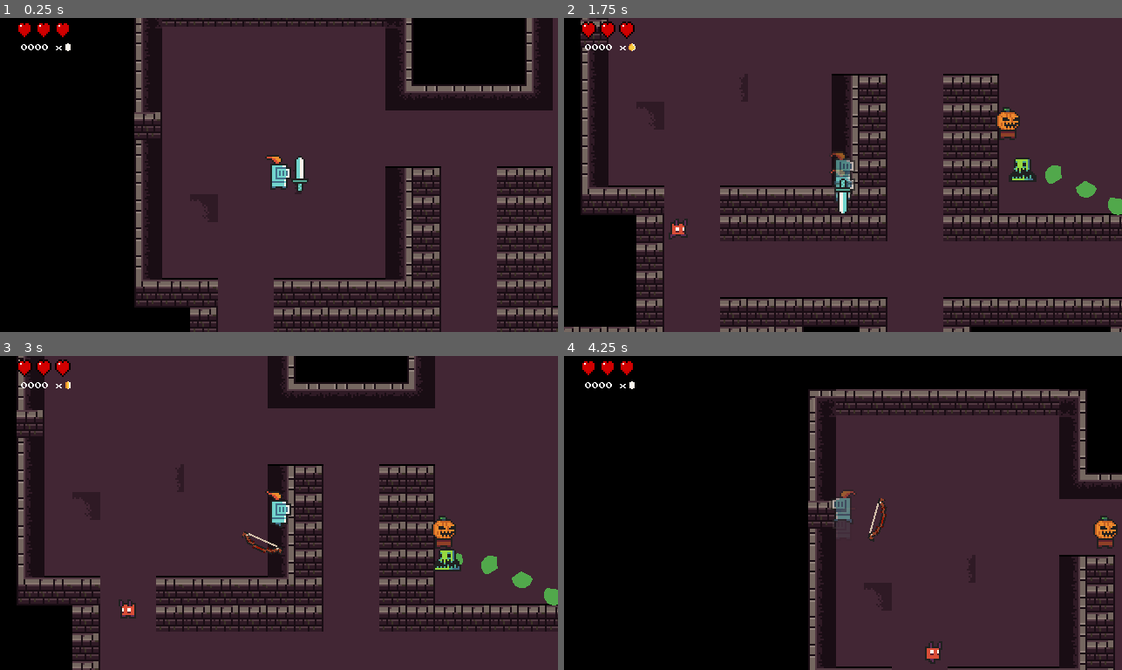
Above: before the commit, frames 1-4 (two rows, left to right).
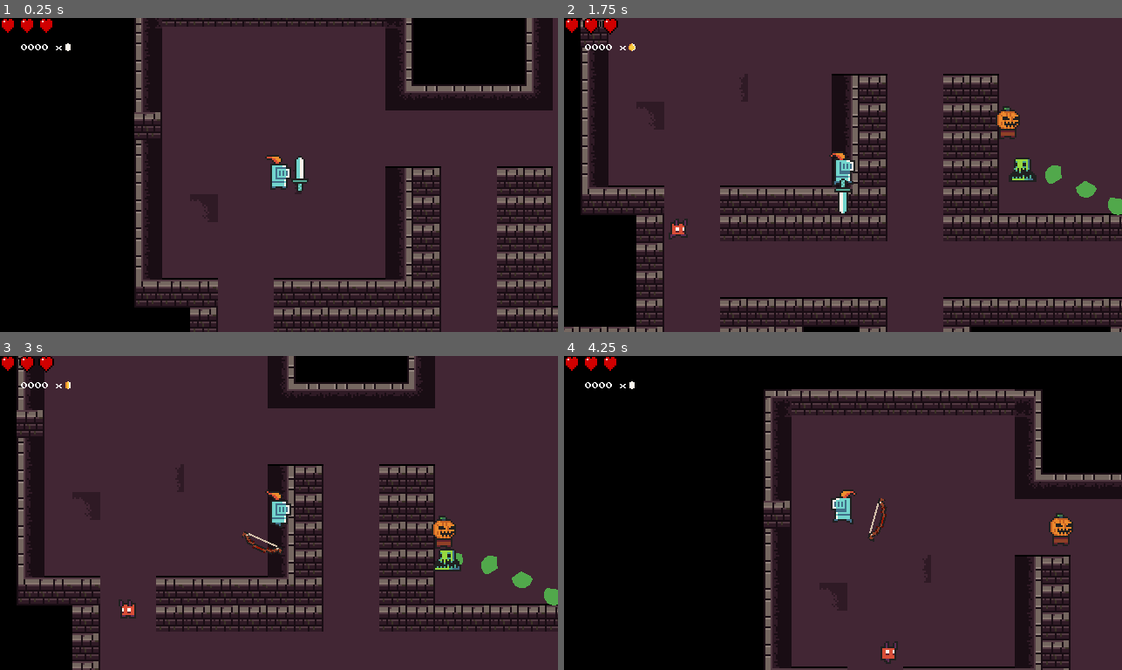
Above: after the commit, the same moments.

Repository: mkinteh2012-glitch/Dungeons-
Game: Godot game, scene res://Sprites/game.tscn
Same seed, same stepped clock (60 frames per second), same inputs: the game is played once before the commit and once after it.
Inputs (mouse positions are in pixels of both pictures, inside the frame that each line leads up to):
- Up to frame 1 (0.25 s): no input
- Up to frame 2 (1.75 s): tap Enter at 0.5 s; move the mouse to (965, 159) at 0.52 s; hold D (move_right) 0.53-1.28 s; tap Right (dodge) at 0.6, 1.55 s; move the mouse to (731, 190) at 1.27 s; hold S (move_down) from 1.28 s (still down); tap Up (attack) at 1.35 s
- Up to frame 3 (3 s): move the mouse to (334, 443) at 2.02 s; release S (move_down) at 2.03 s; hold D (move_right) 2.03-2.78 s; tap Right (dodge) at 2.1 s; move the mouse to (251, 575) at 2.77 s; hold W (move_up) from 2.78 s (still down); tap 1 (switch_weapon) at 2.85 s
- Up to frame 4 (4.25 s): tap Right (dodge) at 3.05, 3.8 s; move the mouse to (1010, 560) at 3.52 s; release W (move_up) at 3.53 s; hold A (move_left) from 3.53 s (still down); tap Alt at 3.6 s

The runs differ from the first frame. In frame 1, 0.3% of the frame differs, in the area x 0-13%, y 0-7%; in frame 2, 0.8%; in frame 3, 0.4%; in frame 4, 20%, in the area x 0-100%, y 0-100%.

Commit message:
fixing the health system

Diff:
--- a/Scripts/Health.gd
+++ b/Scripts/Health.gd
@@ -13,6 +13,7 @@
 	set(value):
 		current_health = clampi(value, 0, max_health)
 		health_changed.emit(current_health)
+		sync_health_to_ui()
 
 		if current_health <= 0:
 			# We use a callable inside the timer to be safer
@@ -22,17 +23,7 @@
 
 func _ready():
 	current_health = max_health
-
-func _process(delta):
-	if current_health < max_health:
-		regen_timer += delta
-		if regen_timer >= REGEN_WAIT_TIME:
-			current_health += 1
-			regen_timer = 0.0
-			print("Natural Regen: +1 Heart")
-			play_regen_flash()
-	else:
-		regen_timer = 0.0
+	sync_health_to_ui()
 
 func take_damage(amount: int, source_pos: Vector2 = Vector2.ZERO):
 	if is_invincible or current_health <= 0:
@@ -41,7 +32,7 @@
 	regen_timer = 0.0
 	is_invincible = true
 	current_health -= amount
-
+	sync_health_to_ui()
 	var player = get_parent()
 	if player.has_method("handle_hit"):
 		player.handle_hit(source_pos)
@@ -72,3 +63,14 @@
 	current_health += amount
 	# Make sure you don't go over max health
 	current_health = min(current_health, max_health)
+
+func sync_health_to_ui():
+	# 1. Look for the HUD in the game scene
+	# We use find_child so it works even if the HUD is deep in the tree
+
+	var hud = get_tree().current_scene.find_child("heart_gui", true, false)
+	if hud:
+		# 2. Send the player's variables to the HUD's function
+		hud.update_hearts(current_health, max_health)
+	else:
+		print("Error: Could not find the heart_gui!")
--- a/Scripts/hearts.gd
+++ b/Scripts/hearts.gd
@@ -1,27 +1,27 @@
 extends CanvasLayer
 
-@onready var heart_sprite = $AnimatedSprite2D
+# This points to the NEW name for the single heart
+@onready var heart_piece = preload("res://UI/Hearts.tscn")
+@onready var container = $HBoxContainer
 
-func _ready():
+func update_hearts(current_hp: float, max_hp: int):
+	if not container: return
 
-	var player = get_tree().get_first_node_in_group("player")
+	for child in container.get_children():
+		child.queue_free()
 
-	if player:
+	# We divide max_hp by 2 because 2 points = 1 visual heart container
+	for i in range(max_hp / 2):
+		var h = heart_piece.instantiate()
+		container.add_child(h)
+		var sprite = h.find_child("AnimatedSprite2D")
 
-		var health_node = player.get_node("Health")
-
-		if health_node:
-
-			health_node.health_changed.connect(update_hearts)
-
-
-			update_hearts(health_node.current_health)
-		else:
-			print("HUD Error: Player found, but it has no 'Health' node!")
-	else:
-		print("HUD Error: No node in 'player' group found!")
-
-func update_hearts(current_health: int):
-
-	var frame_index = clamp(6 - current_health, 0, 6)
-	heart_sprite.frame = frame_index
+		if sprite:
+			# If index is 0, we need 2 points for FULL
+			if current_hp >= (i + 1) * 2:
+				sprite.play("full")
+			# If we have at least 1 point more than the previous hearts
+			elif current_hp >= (i * 2) + 1:
+				sprite.play("half")
+			else:
+				sprite.play("empty")
--- a/Scripts/player.gd
+++ b/Scripts/player.gd
@@ -19,8 +19,8 @@
 var can_shoot = true
 @export var shoot_speed = 0.25 # Seconds between shots
 @export var dodge_speed := 600.0
-@export var dodge_duration := 0.2
-@export var dodge_cooldown := 0.8
+@export var dodge_duration := 0.15
+@export var dodge_cooldown := 2.0
 
 var is_weakened: bool = false
 var can_dodge := true
@@ -39,7 +39,7 @@
 var is_lunging := false
 
 func _ready():
-	# 1. Connect health
+	var dodge_speed: float =  current_speed * 3
 	update_stats()
 	health.died.connect(_on_died)
 
@@ -420,7 +420,7 @@
 	print("Coins collected: ", coins)
 func update_stats():
 	if GameStats.unlocked_abilities.get("speed") == true:
-		current_speed = speed + 40
+		current_speed = speed + 50
 	else:
 		current_speed = speed
 	if GameStats.unlocked_abilities.get("health") == true:
--- a/Sprites/game.tscn
+++ b/Sprites/game.tscn
@@ -9,7 +9,7 @@
 [ext_resource type="AudioStream" uid="uid://b2nsl3da64hht" path="res://Music/307 Frontier Cavern (Olimar, Battle) .mp3" id="7_3ycj4"]
 [ext_resource type="Script" uid="uid://dd4y2fm8stnto" path="res://Scripts/loot_manager.gd" id="8_3d5iw"]
 [ext_resource type="PackedScene" uid="uid://cd1ibxbqhr5bk" path="res://UI/coin_counter.tscn" id="9_tonfl"]
-[ext_resource type="PackedScene" uid="uid://bmhy8a5lishmo" path="res://UI/Hearts.tscn" id="10_ogycj"]
+[ext_resource type="PackedScene" uid="uid://dk5etkc1ypq8" path="res://UI/Heart_GUI.tscn" id="10_tonfl"]
 
 [sub_resource type="Environment" id="Environment_upo3n"]
 background_mode = 3
@@ -37,6 +37,4 @@
 offset = Vector2(55, 35)
 transform = Transform2D(1, 0, 0, 1, 55, 35)
 
-[node name="Hearts" parent="." instance=ExtResource("10_ogycj")]
-offset = Vector2(15, 0)
-transform = Transform2D(1, 0, 0, 1, 15, 0)
+[node name="heart_gui" parent="." instance=ExtResource("10_tonfl")]
--- /dev/null
+++ b/UI/Heart_GUI.tscn
@@ -0,0 +1,10 @@
+[gd_scene load_steps=2 format=3 uid="uid://dk5etkc1ypq8"]
+
+[ext_resource type="Script" uid="uid://dfhtxb5dwq3h1" path="res://Scripts/hearts.gd" id="1_0p6ml"]
+
+[node name="HUD" type="CanvasLayer"]
+script = ExtResource("1_0p6ml")
+
+[node name="HBoxContainer" type="HBoxContainer" parent="."]
+offset_right = 40.0
+offset_bottom = 40.0
--- a/UI/Hearts.tscn
+++ b/UI/Hearts.tscn
@@ -1,69 +1,54 @@
-[gd_scene load_steps=11 format=3 uid="uid://bmhy8a5lishmo"]
+[gd_scene load_steps=7 format=3 uid="uid://bmhy8a5lishmo"]
 
 [ext_resource type="Texture2D" uid="uid://c6h7smd27gbiu" path="res://Images/HealthUI.png" id="1_0lx7c"]
-[ext_resource type="Script" uid="uid://dfhtxb5dwq3h1" path="res://Scripts/hearts.gd" id="1_56ksd"]
 
-[sub_resource type="AtlasTexture" id="AtlasTexture_0lx7c"]
+[sub_resource type="StyleBoxEmpty" id="StyleBoxEmpty_0lx7c"]
+
+[sub_resource type="AtlasTexture" id="AtlasTexture_q7oqs"]
 atlas = ExtResource("1_0lx7c")
-region = Rect2(0, 0, 33, 11)
+region = Rect2(22, 66, 11, 11)
 
 [sub_resource type="AtlasTexture" id="AtlasTexture_56ksd"]
 atlas = ExtResource("1_0lx7c")
-region = Rect2(0, 11, 33, 11)
-
-[sub_resource type="AtlasTexture" id="AtlasTexture_q7oqs"]
-atlas = ExtResource("1_0lx7c")
-region = Rect2(0, 22, 33, 11)
+region = Rect2(0, 44, 11, 11)
 
 [sub_resource type="AtlasTexture" id="AtlasTexture_8kmf1"]
 atlas = ExtResource("1_0lx7c")
-region = Rect2(0, 33, 33, 11)
-
-[sub_resource type="AtlasTexture" id="AtlasTexture_eeble"]
-atlas = ExtResource("1_0lx7c")
-region = Rect2(0, 44, 33, 11)
-
-[sub_resource type="AtlasTexture" id="AtlasTexture_4bpxh"]
-atlas = ExtResource("1_0lx7c")
-region = Rect2(0, 55, 33, 11)
-
-[sub_resource type="AtlasTexture" id="AtlasTexture_j7a1o"]
-atlas = ExtResource("1_0lx7c")
-region = Rect2(0, 66, 33, 11)
+region = Rect2(11, 33, 11, 11)
 
 [sub_resource type="SpriteFrames" id="SpriteFrames_roiue"]
 animations = [{
 "frames": [{
 "duration": 1.0,
-"texture": SubResource("AtlasTexture_0lx7c")
+"texture": SubResource("AtlasTexture_q7oqs")
+}],
+"loop": true,
+"name": &"empty",
+"speed": 5.0
 }, {
+"frames": [{
 "duration": 1.0,
 "texture": SubResource("AtlasTexture_56ksd")
+}],
+"loop": true,
+"name": &"full",
+"speed": 5.0
 }, {
-"duration": 1.0,
-"texture": SubResource("AtlasTexture_q7oqs")
-}, {
+"frames": [{
 "duration": 1.0,
 "texture": SubResource("AtlasTexture_8kmf1")
-}, {
-"duration": 1.0,
-"texture": SubResource("AtlasTexture_eeble")
-}, {
-"duration": 1.0,
-"texture": SubResource("AtlasTexture_4bpxh")
-}, {
-"duration": 1.0,
-"texture": SubResource("AtlasTexture_j7a1o")
 }],
 "loop": true,
-"name": &"default",
+"name": &"half",
 "speed": 5.0
 }]
 
-[node name="HUD" type="CanvasLayer"]
-script = ExtResource("1_56ksd")
+[node name="HUD" type="PanelContainer"]
+custom_minimum_size = Vector2(18, 18)
+theme_override_styles/panel = SubResource("StyleBoxEmpty_0lx7c")
 
 [node name="AnimatedSprite2D" type="AnimatedSprite2D" parent="."]
-position = Vector2(35, 15)
+position = Vector2(9, 10)
 scale = Vector2(2, 2)
 sprite_frames = SubResource("SpriteFrames_roiue")
+animation = &"half"
--- a/default_bus_layout.tres
+++ b/default_bus_layout.tres
@@ -1,7 +1,7 @@
 [gd_resource type="AudioBusLayout" format=3 uid="uid://s4k4w7d3bje"]
 
 [resource]
-bus/0/volume_db = -80.0
+bus/0/volume_db = -0.0438385
 bus/1/name = &"Boss"
 bus/1/solo = false
 bus/1/mute = false
